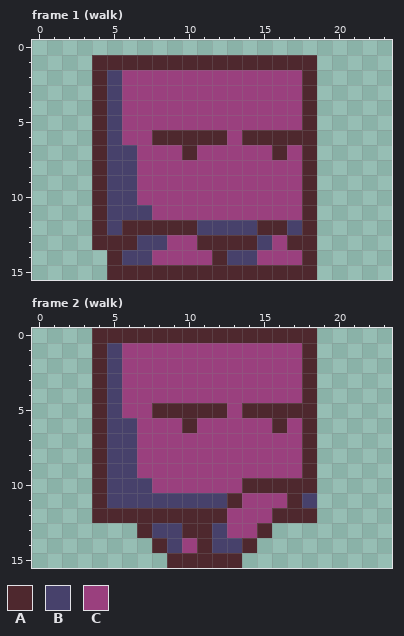
Pixel-art file: Assets/Enemies/NormalGuy.ase. That is the earlier state.
24x16 pixels, 5 frames. Shown: frame 1 (walk), frame 2 (walk). The commit also changed other frames, which this record leaves out.
Visible layers, top first: "feets", "body".
Palette (. is transparent): A #4e282e  B #47416b  C #9a407e
Pixels before, frame 1 (walk), first column x 4:
 1 AAAAAAAAAAAAAAA
 2 ABCCCCCCCCCCCCA
 3 ABCCCCCCCCCCCCA
 4 ABCCCCCCCCCCCCA
 5 ABCCCCCCCCCCCCA
 6 ABCCAAAAACAAAAA
 7 ABBCCCACCCCCACA
 8 ABBCCCCCCCCCCCA
 9 ABBCCCCCCCCCCCA
10 ABBCCCCCCCCCCCA
11 ABBBCCCCCCCCCCA
12 ABAAAAABBBBAABA
13 AAABBCCAAAABCAA
14 .ABBCCCCABBCCCA
15 .AAAAAAAAAAAAAA
Pixels before, frame 2 (walk), first column x 4:
 0 AAAAAAAAAAAAAAA
 1 ABCCCCCCCCCCCCA
 2 ABCCCCCCCCCCCCA
 3 ABCCCCCCCCCCCCA
 4 ABCCCCCCCCCCCCA
 5 ABCCAAAAACAAAAA
 6 ABBCCCACCCCCACA
 7 ABBCCCCCCCCCCCA
 8 ABBCCCCCCCCCCCA
 9 ABBCCCCCCCCCCCA
10 ABBBCCCCCCAAAAA
11 ABBBBBBBBACCCAB
12 AAAAAAAAACCCAAA
13 ...ABBAABCCA...
14 ....ABCABBA....
15 .....AAAAA.....
The result:
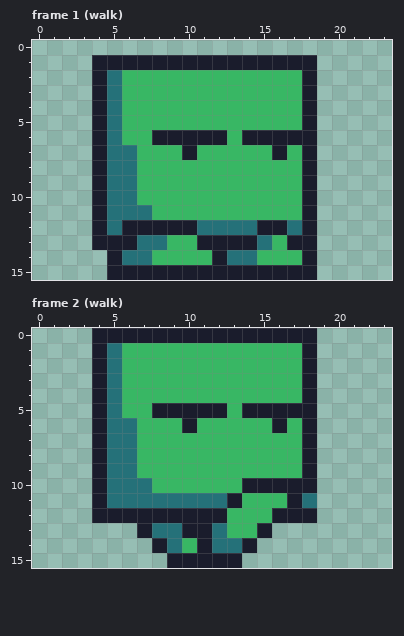
Changes in this commit:
colour A: #4e282e -> #1a1c2c
colour B: #47416b -> #257179
colour C: #9a407e -> #38b764
Boxes around the changes in both pictures, in picture pixels (x1, y1, x2, y2):
changed: (92, 55, 317, 280)
changed: (92, 328, 317, 568)
